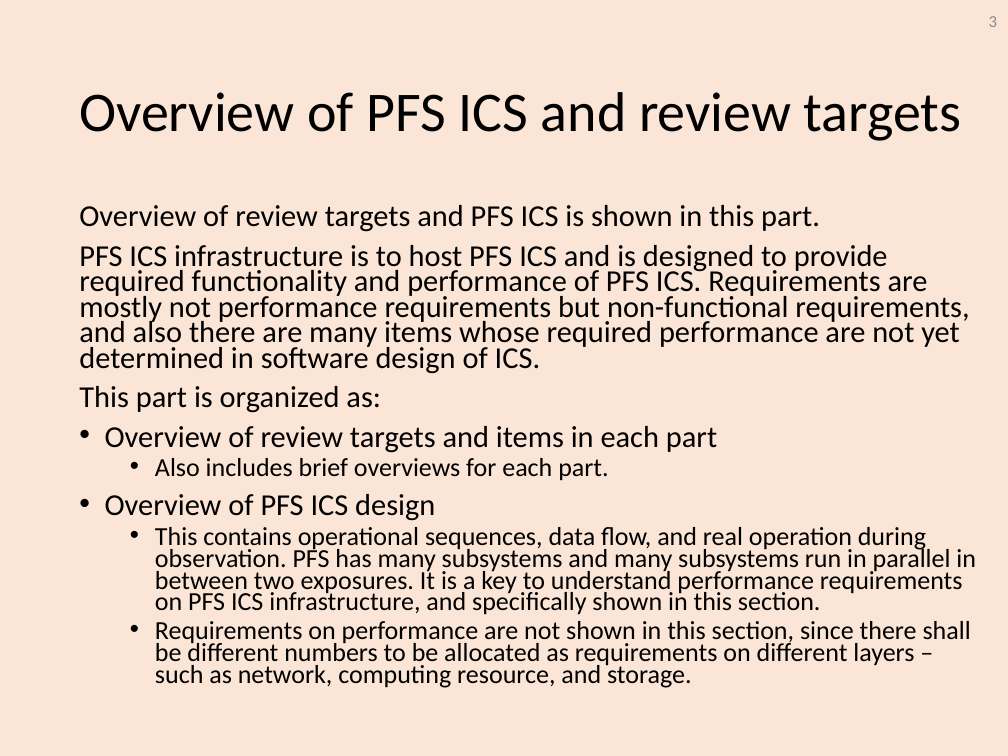
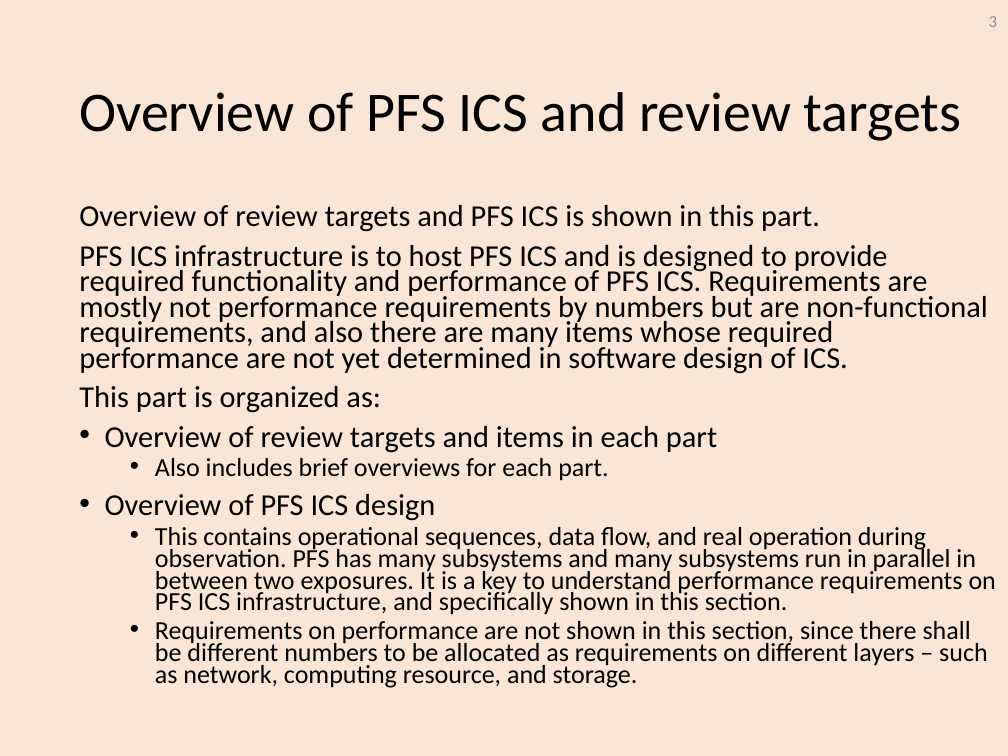
Before and after one commit to Subaru-PFS/ics_doc, a slide deck: slide 3 of SSN-00029.pptx. Drawn at 1008x756 pixels with LibreOffice and Linux fonts; fonts in the diff are those of the drawing. Boxes give left, top, right and bottom in pixels: in the first picture for what was removed or moved away, otherwise in the second. Text is boxed around its words. In the diff, an @@ line names an element or a change of style, - is before the commit and + after.

Commit message:
Final version to be used at review meeting.

```diff
--- a/SSN-00029.pptx
+++ b/SSN-00029.pptx
@@ text at (79, 245, 987, 374): text changed @@
-PFS ICS infrastructure is to host PFS ICS and is designed to provide required functionality and performance of PFS ICS. Requirements are mostly not performance requirements but non-functional requirements, and also there are many items whose required performance are not yet determined in software design of ICS.
+PFS ICS infrastructure is to host PFS ICS and is designed to provide required functionality and performance of PFS ICS. Requirements are mostly not performance requirements by numbers but are non-functional requirements, and also there are many items whose required performance are not yet determined in software design of ICS.
```
Also in this commit, not shown: 10 other slides changed.
